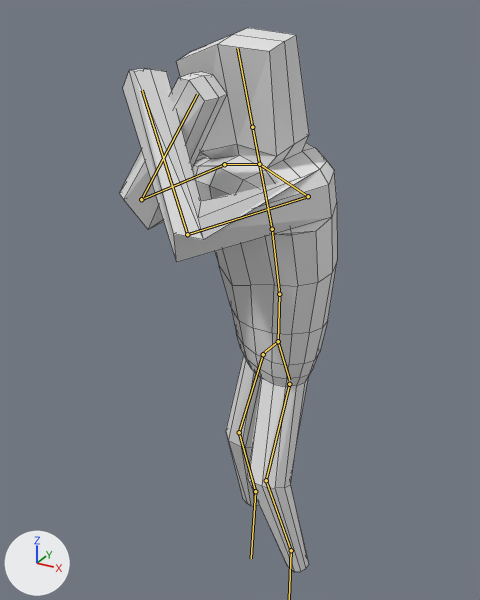
Before and after pictures for a commit that changed the Blender file Assets/Models/Player/Blender/new_model.blend.
Both versions are drawn from a 50 mm lens placed at (3.5, -7.44, 7.4), pointed at (-0.26, -0.59, 3.98). The lights are fixed; the arrows at lower left show +X, +Y and +Z. Both versions are drawn at frame 1 of the action 'BlockingPushback'; the numbers are the values there. The bones that bend it are drawn over the model as lines. Mesh edges are drawn as thin lines.
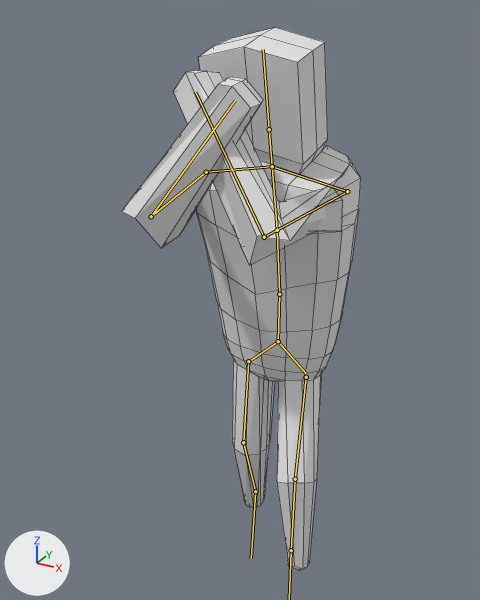
Location of each change, (x1, y1, x2, y2) in pixels of the pictures (480 x 600 px):
'Cube', posed (10% wider)
    before: (119, 28, 337, 572)
    after: (122, 27, 361, 570)
bone 'Spine', root to tip
    before: (279, 294) to (272, 229)
    after: (279, 294) to (277, 230)
bone 'Neck', root to tip
    before: (259, 164) to (252, 127)
    after: (272, 166) to (269, 129)
bone 'UpperArm_L', root to tip
    before: (308, 196) to (187, 234)
    after: (347, 191) to (264, 237)
bone 'UpperArm_R', root to tip
    before: (224, 164) to (141, 199)
    after: (206, 172) to (151, 216)

The change, as a diff of the scene's bpy script:
```diff
--- a/Assets/Models/Player/Blender/new_model.blend.py
+++ b/Assets/Models/Player/Blender/new_model.blend.py
@@ bone_pelvis @@
 bone_pelvis = bpy.data.objects['Armature.001'].pose.bones['Pelvis']
-bone_pelvis.rotation_quaternion = (0.943, 0.0, -0.333, 0.0)  # degrees (0, -39, 0)
+bone_pelvis.rotation_quaternion = (0.943, 0.0, 0.0, 0.0)  # degrees (0, 0, 0)
@@ bone_spine @@
 bone_spine = bpy.data.objects['Armature.001'].pose.bones['Spine']  # child of 'Pelvis'
-bone_spine.rotation_quaternion = (0.994, 0.073, 0.076, -0.006)  # degrees (8, 9, 0)
+bone_spine.rotation_quaternion = (0.994, 0.073, 0.0, -0.006)  # degrees (8, 0, -1)
@@ bone_neck @@
 bone_neck = bpy.data.objects['Armature.001'].pose.bones['Neck']  # child of 'Chest'
-bone_neck.rotation_quaternion = (0.962, 0.0, 0.274, 0.0)  # degrees (0, 32, 0)
+bone_neck.rotation_quaternion = (0.962, 0.0, 0.0, 0.0)  # degrees (0, 0, 0)
@@ bone_upperarm_l @@
 bone_upperarm_l = bpy.data.objects['Armature.001'].pose.bones['UpperArm_L']  # child of 'Shoulder_L'
-bone_upperarm_l.rotation_quaternion = (0.642, 0.605, -0.393, -0.262)  # degrees (92, -11, -56)
+bone_upperarm_l.rotation_quaternion = (0.555, 0.704, -0.339, -0.286)  # degrees (103, 1, -53)
@@ bone_upperarm_r @@
 bone_upperarm_r = bpy.data.objects['Armature.001'].pose.bones['UpperArm_R']  # child of 'Shoulder_R'
-bone_upperarm_r.rotation_quaternion = (0.472, 0.776, 0.291, 0.299)  # degrees (112, -11, 48)
+bone_upperarm_r.rotation_quaternion = (0.555, 0.704, 0.34, 0.286)  # degrees (103, -1, 53)
```
